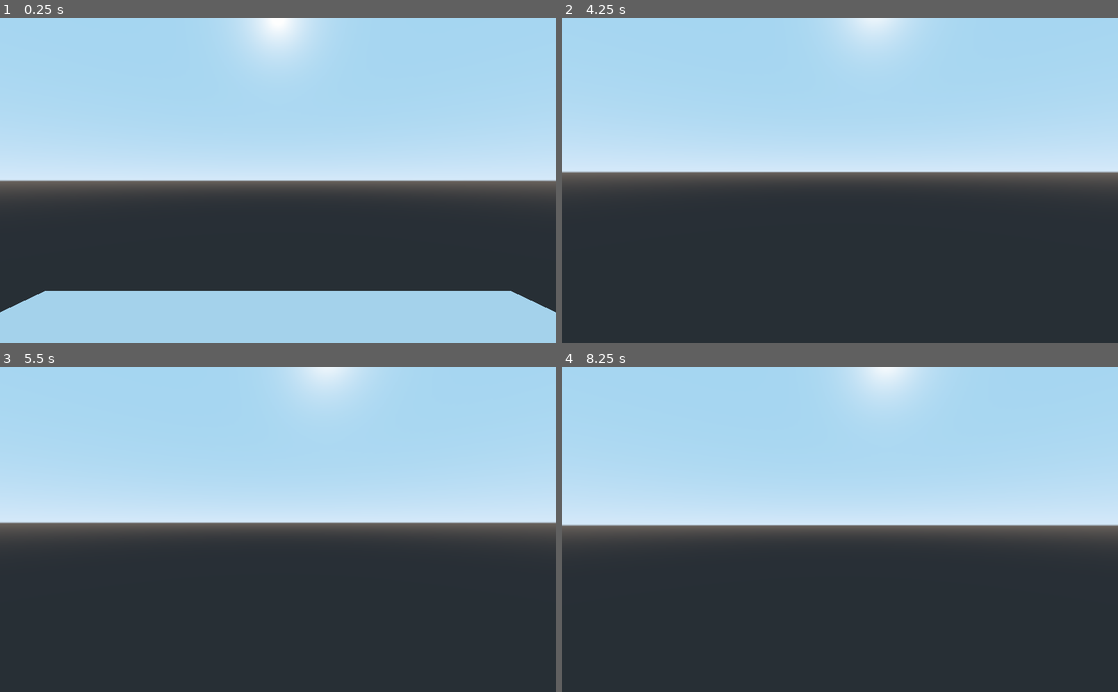
Above: before the commit, frames 1-4 (two rows, left to right).
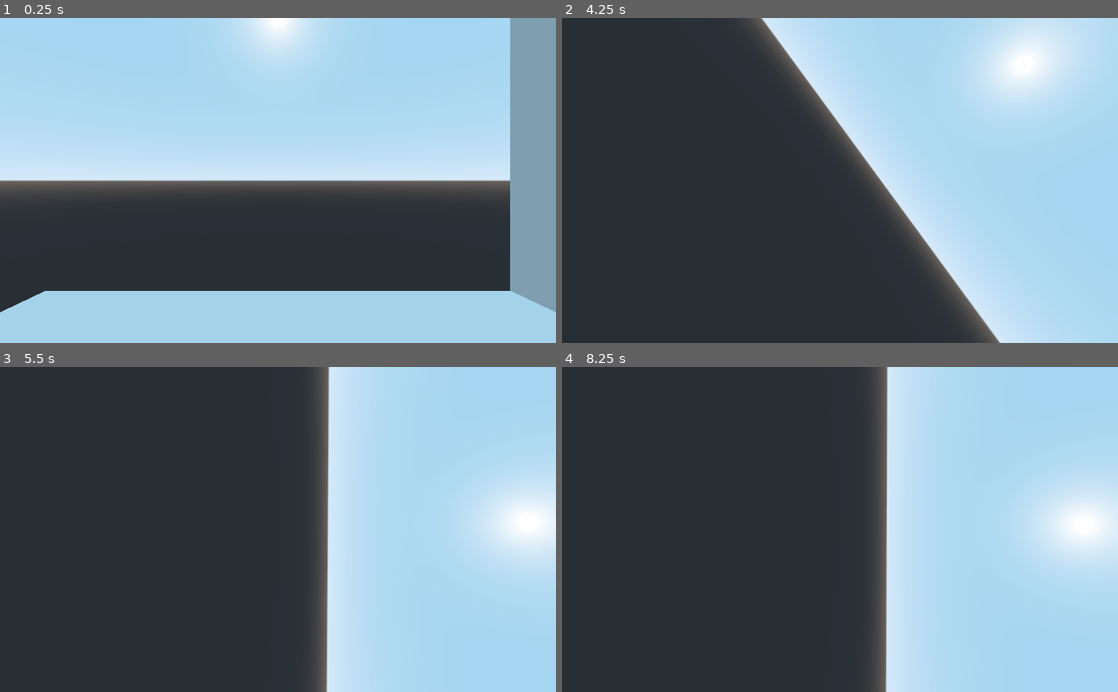
Above: after the commit, the same moments.

Repository: Naronco/JingleJam2020
Game: Godot game, scene res://main.tscn
The game is run twice, just before and just after one commit, with the same random seed, the same clock (stepped at 60 frames per second) and the same inputs.
Inputs (mouse positions are in pixels of both pictures, inside the frame that each line leads up to):
- Up to frame 1 (0.25 s): no input
- Up to frame 2 (4.25 s): move the mouse to (962, 164) at 0.52 s; hold D (movement_right) 0.53-1.28 s; click (962, 164) at 0.67 s; move the mouse to (812, 180) at 1.27 s; hold W (movement_forward) from 1.28 s (still down); move the mouse to (851, 174) at 2.02 s; move the mouse to (834, 187) at 2.77 s; tap Enter at 3.5 s; move the mouse to (878, 183) at 3.52 s; tap E (debug, bound only after the commit) at 4.15 s
- Up to frame 3 (5.5 s): keep holding W (movement_forward); move the mouse to (233, 526) at 4.27 s; tap Space at 5 s; move the mouse to (283, 529) at 5.02 s
- Up to frame 4 (8.25 s): tap Enter at 5.75, 7.25 s; move the mouse to (817, 523) at 5.77 s; release W (movement_forward) at 5.78 s; hold D (movement_right) 5.78-6.53 s; tap Space at 6.5, 8 s; move the mouse to (867, 529) at 6.52 s; hold W (movement_forward) from 6.53 s (still down); move the mouse to (812, 529) at 7.27 s; move the mouse to (851, 523) at 8.02 s

The runs differ from the first frame. In frame 1, 7.2% of the frame differs, in the area x 91-100%, y 0-91%; in frame 2, 51%; in frame 3, 55%; in frame 4, 55%, in the area x 0-100%, y 0-100%.

Commit message:
slerping

Diff:
--- a/Player.gd
+++ b/Player.gd
@@ -6,6 +6,7 @@
 # var b = "text"
 
 var PLAYER_GRAVITY = Vector3(0, -9.8, 0)
+var targetBasis
 
 var velocity = Vector3(0, 0, 0)
 
@@ -19,6 +20,7 @@
 func _ready():
 	rotationHelper = $RotationHelper
 	camera = $RotationHelper/Camera
+	targetBasis = self.transform.basis
 
 func _physics_process(delta):
 	if Input.is_action_just_pressed("ui_cancel"):
@@ -30,7 +32,7 @@
 	var walkingDir = Vector3()
 
 	# Plane of player movement defined by basis of
-	var rotHelperTransform = rotationHelper.get_global_transform()
+	var globalTransform = rotationHelper.get_global_transform()
 
 	# (x,y) coordinates in player movement plane
 	var input_movement_vector = Vector2()
@@ -44,13 +46,29 @@
 	if Input.is_action_pressed("movement_right"):
 		input_movement_vector.x += 1
 
+	# DEBUG ACTION
+	if Input.is_action_just_pressed("debug"):
+		var oldGravity = PLAYER_GRAVITY
+		PLAYER_GRAVITY = Vector3(9.8, 0, 0)
+
+		# Assume oldGravity and newGravity DO NOT POINT IN THE SAME DIRECTION
+		var rotAxis = oldGravity.cross(PLAYER_GRAVITY).normalized()
+		var rotAngle = acos(oldGravity.normalized().dot(PLAYER_GRAVITY.normalized()))
+
+		# Rotate basis
+		targetBasis = transform.basis.rotated(rotAxis, rotAngle)
+
+	# TODO: THIS IS NOT FRAMERATE INDEPENDENT, PLEASE FIX BEFORE RELEASE
+	transform.basis = transform.basis.slerp(targetBasis, 10 * delta)
+
 	input_movement_vector = input_movement_vector.normalized()
 
 	# Transform (x,y) player movement plane into global space
-	walkingDir -= rotHelperTransform.basis.z * input_movement_vector.y
-	walkingDir += rotHelperTransform.basis.x * input_movement_vector.x
+	walkingDir -= globalTransform.basis.z * input_movement_vector.y
+	walkingDir += globalTransform.basis.x * input_movement_vector.x
 	# walkingDir should be normalized still
 
+	print(str("Basis vectors: ", globalTransform.basis.z, ", ", globalTransform.basis.x))
 	print(walkingDir)
 
 	# Project walking direction onto the plane perpendicular to gravity
--- a/main.tscn
+++ b/main.tscn
@@ -25,10 +25,9 @@
 shape = SubResource( 1 )
 
 [node name="RotationHelper" type="Spatial" parent="Player"]
-transform = Transform( 1, 0, 0, 0, 1, 0, 0, 0, 1, 0, -0.9, 0 )
 
 [node name="Camera" type="Camera" parent="Player/RotationHelper"]
-transform = Transform( 1, 0, 0, 0, 1, 0, 0, 0, 1, 0, 1.6, 0 )
+transform = Transform( 1, 0, 0, 0, 1, 0, 0, 0, 1, 0, 0.7, 7.10543e-15 )
 
 [node name="StaticBody" type="StaticBody" parent="."]
 
@@ -40,3 +39,15 @@
 
 [node name="CollisionShape" type="CollisionShape" parent="StaticBody"]
 shape = SubResource( 3 )
+
+[node name="StaticBody2" type="StaticBody" parent="."]
+transform = Transform( -1.62921e-07, -1, 0, 1, -1.62921e-07, 0, 0, 0, 1, 5, 5, 0 )
+
+[node name="MeshInstance" type="MeshInstance" parent="StaticBody2"]
+transform = Transform( 5, 0, 0, 0, 5, 0, 0, 0, 5, 0, 0, 0 )
+material_override = SubResource( 4 )
+mesh = SubResource( 2 )
+material/0 = null
+
+[node name="CollisionShape" type="CollisionShape" parent="StaticBody2"]
+shape = SubResource( 3 )
--- a/project.godot
+++ b/project.godot
@@ -41,6 +41,11 @@
 "events": [ Object(InputEventKey,"resource_local_to_scene":false,"resource_name":"","device":0,"alt":false,"shift":false,"control":false,"meta":false,"command":false,"pressed":false,"scancode":68,"unicode":0,"echo":false,"script":null)
  ]
 }
+debug={
+"deadzone": 0.5,
+"events": [ Object(InputEventKey,"resource_local_to_scene":false,"resource_name":"","device":0,"alt":false,"shift":false,"control":false,"meta":false,"command":false,"pressed":false,"scancode":69,"unicode":0,"echo":false,"script":null)
+ ]
+}
 
 [physics]
 
Not shown, added: spritesheet_col.png.import
Not shown, added: spritesheet_mtl.png.import
Not shown, added: spritesheet_nrm.png.import
Not shown, added: test1.obj.import
